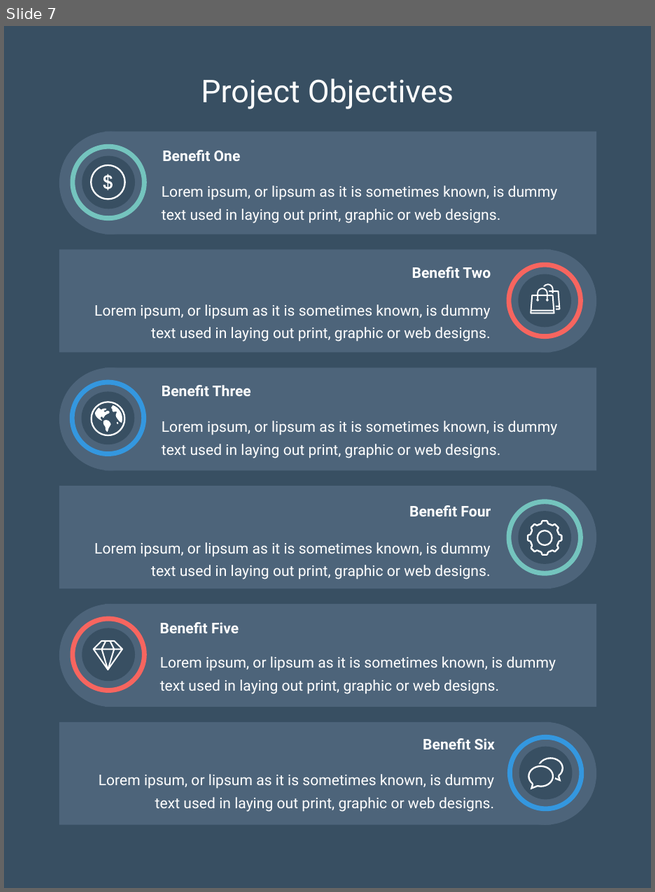
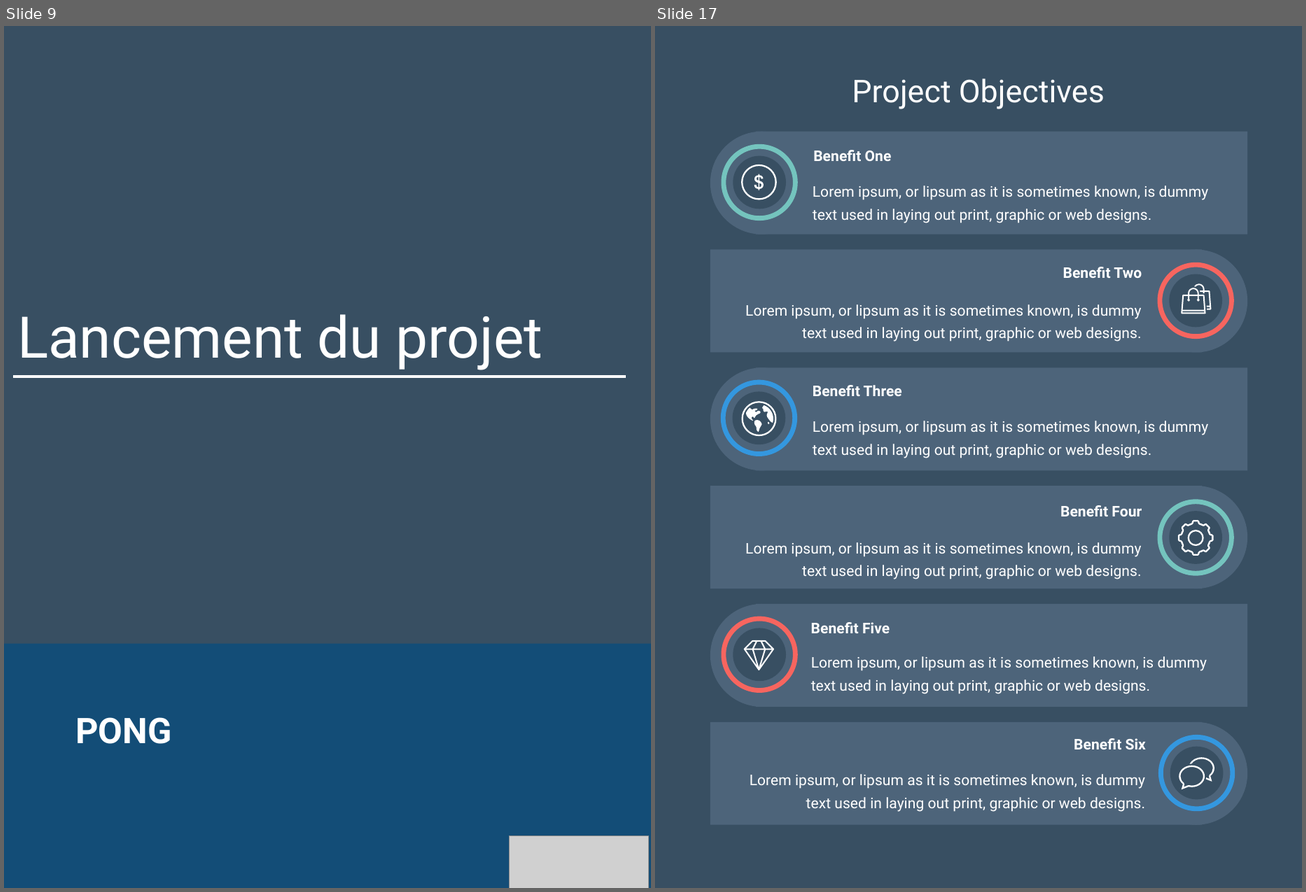
Before and after one commit to Loicpln/Projet_Algo_N2, a slide deck: Elements de presentation/Soutenance finale.pptx. Shown side by side, each under a label of ours: slide 7 before the commit, slides 9 and 17 after it; the slides between them are not shown. The pictures are 655x892 and 1306x892 pixels, drawn with LibreOffice and Linux fonts; fonts in the diff are those of the drawing; grey boxes stand for pictures. Boxes give left, top, right and bottom in pixels: in the first picture for what was removed or moved away, otherwise in the second. Text is boxed around its words. In the diff, an @@ line names an element or a change of style, - is before the commit and + after.

```diff
--- a/Elements de presentation/Soutenance finale.pptx
+++ b/Elements de presentation/Soutenance finale.pptx
@@ slide 9 added at [4,26,651,888], background #384F62 @@
@@ text added at [17,314,542,370], 48 pt, text #FFFFFF @@
+Lancement du projet
@@ line added from (14, 377) to (626, 377), #FFFFFF 2.25 pt @@
@@ rectangle added at [4,643,651,888], fill #134D77 @@
@@ text added at [75,718,171,744], 29.6 pt, text #FFFFFF, bold @@
+PONG
@@ picture added at [509,837,649,888] @@
@@ what was slide 7 is now slide 17 @@
```
Also in this commit, not shown: 6 slides changed, 9 other slides added, 2 slides removed, 8 other files.
